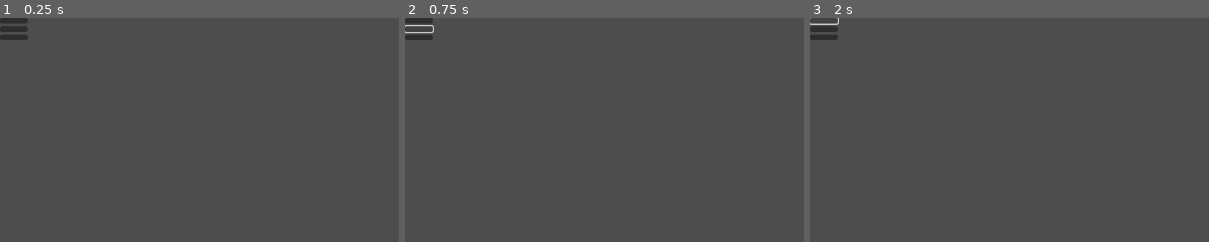
Above: before the commit, frames 1-3 (left to right).
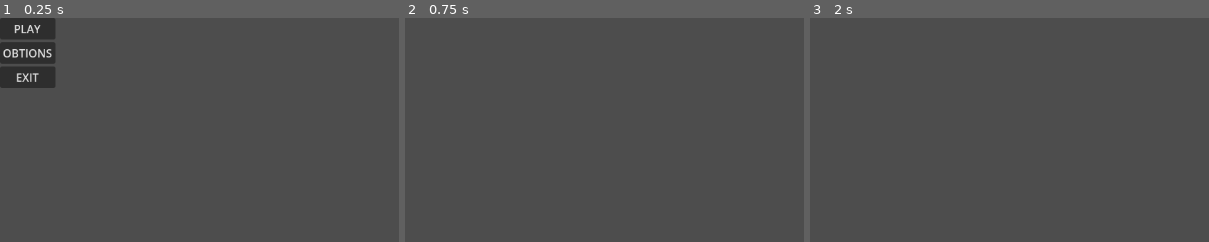
Above: after the commit, the same moments.

Repository: cesardev31/Sefdev
Game: Godot game, scene res://menu.tscn
The game is run twice, just before and just after one commit, with the same random seed, the same clock (stepped at 60 frames per second) and the same inputs. Before the commit the project has no main scene; this scene is started directly in both runs.
Inputs (mouse positions are % of the whole screen's width and height, from its top left; square brackets give the same spot before the commit, where the layout moved):
- Up to frame 1 (0.25 s): no input
- Up to frame 2 (0.75 s): click (3, 8) [2, 2] at 0.5 s
- Up to frame 3 (2 s): click (2, 1) at 1.27 s
The pictures show only the part of the screen within x 0-50%, y 0-50%; the shares and areas given below are measured in that part.

The runs differ from the first frame. In frame 1, 3.3% of the frame differs, in the area x 0-14%, y 0-32%; in frame 2, 0.4%; in frame 3, 0.4%.

Commit message:
se crearon las primeras esenas

Diff:
--- /dev/null
+++ b/esena/Config.tscn
@@ -0,0 +1,9 @@
+[gd_scene format=3 uid="uid://do65x1l1nexh2"]
+
+[node name="Config" type="Control"]
+layout_mode = 3
+anchors_preset = 15
+anchor_right = 1.0
+anchor_bottom = 1.0
+grow_horizontal = 2
+grow_vertical = 2
--- /dev/null
+++ b/esena/Menu_Play.tscn
@@ -0,0 +1,20 @@
+[gd_scene format=3 uid="uid://b24f0n7tr5a2o"]
+
+[node name="MenuPlay" type="Control"]
+layout_mode = 3
+anchors_preset = 15
+anchor_right = 1.0
+anchor_bottom = 1.0
+grow_horizontal = 2
+grow_vertical = 2
+
+[node name="MarginContainer" type="MarginContainer" parent="."]
+offset_right = 40.0
+offset_bottom = 40.0
+
+[node name="VBoxContainer" type="VBoxContainer" parent="MarginContainer"]
+layout_mode = 2
+
+[node name="Play" type="Button" parent="MarginContainer/VBoxContainer"]
+layout_mode = 2
+text = "Dificultad "
--- /dev/null
+++ b/menu.gd
@@ -0,0 +1,12 @@
+extends Control
+
+func _on_play_pressed():
+	get_tree().change_scene_to_file("res://esena/Menu_Play.tscn")
+
+
+func _on_config_pressed():
+	get_tree().change_scene_to_file("res://esena/Config.tscn")
+
+
+func _on_exit_pressed():
+	get_tree().quit()
--- a/menu.tscn
+++ b/menu.tscn
@@ -1,4 +1,6 @@
-[gd_scene format=3 uid="uid://ci6tc8ittkq7d"]
+[gd_scene load_steps=2 format=3 uid="uid://ci6tc8ittkq7d"]
+
+[ext_resource type="Script" path="res://menu.gd" id="1_5dq0e"]
 
 [node name="Menu" type="Control"]
 layout_mode = 3
@@ -7,6 +9,7 @@
 anchor_bottom = 1.0
 grow_horizontal = 2
 grow_vertical = 2
+script = ExtResource("1_5dq0e")
 
 [node name="MarginContainer" type="MarginContainer" parent="."]
 layout_mode = 0
@@ -18,9 +21,16 @@
 
 [node name="Play" type="Button" parent="MarginContainer/VBoxContainer"]
 layout_mode = 2
+text = "PLAY"
 
 [node name="Config" type="Button" parent="MarginContainer/VBoxContainer"]
 layout_mode = 2
+text = "OBTIONS"
 
 [node name="Exit" type="Button" parent="MarginContainer/VBoxContainer"]
 layout_mode = 2
+text = "EXIT"
+
+[connection signal="pressed" from="MarginContainer/VBoxContainer/Play" to="." method="_on_play_pressed"]
+[connection signal="pressed" from="MarginContainer/VBoxContainer/Config" to="." method="_on_config_pressed"]
+[connection signal="pressed" from="MarginContainer/VBoxContainer/Exit" to="." method="_on_exit_pressed"]
--- a/project.godot
+++ b/project.godot
@@ -11,6 +11,7 @@
 [application]
 
 config/name="Sefdev"
+run/main_scene="res://menu.tscn"
 config/features=PackedStringArray("4.2", "Mobile")
 config/icon="res://icon.svg"
 
Not shown, changed: README.md
